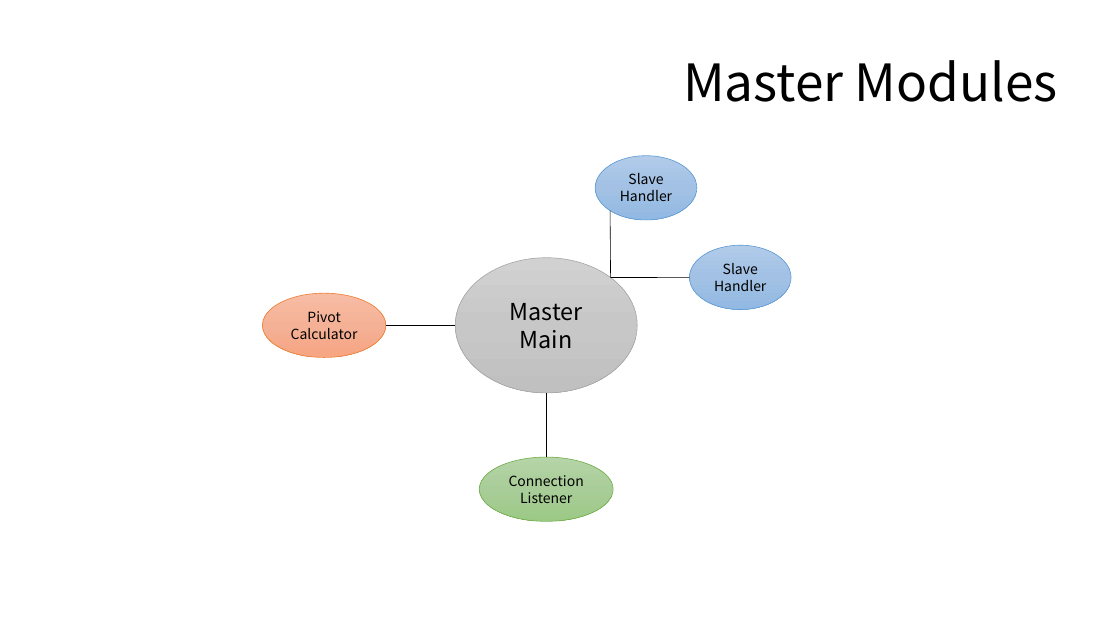
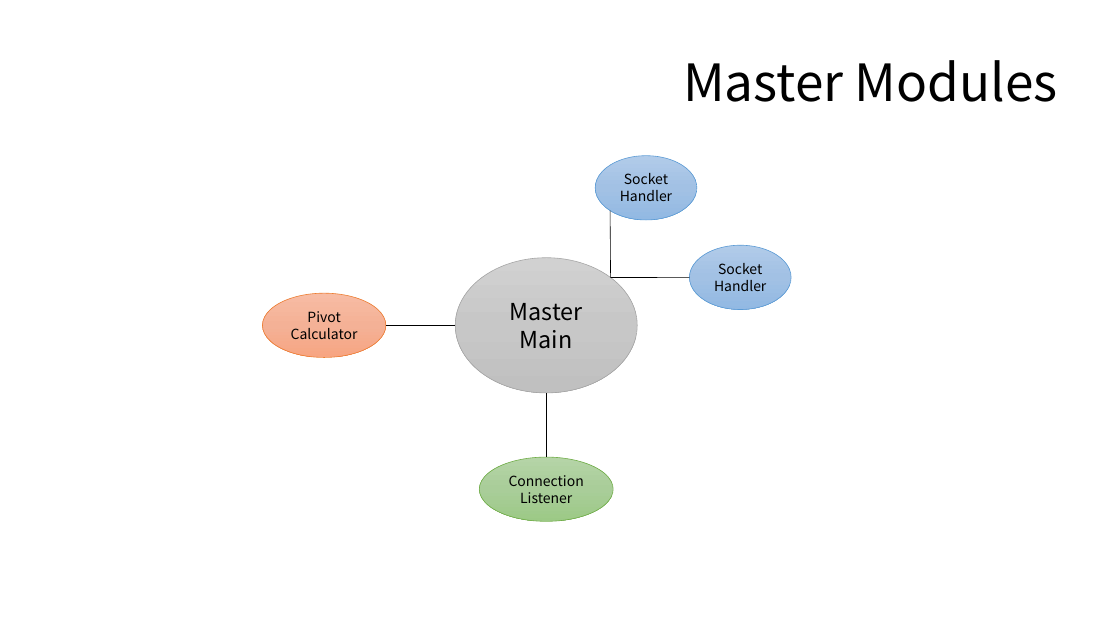
Before and after one commit to Eyebrowmoon/CS490, a slide deck: slide 14 of project.pptx. Drawn at 1120x630 pixels with LibreOffice and Linux fonts; fonts in the diff are those of the drawing. Boxes give left, top, right and bottom in pixels: in the first picture for what was removed or moved away, otherwise in the second. Text is boxed around its words. In the diff, an @@ line names an element or a change of style, - is before the commit and + after.

```diff
--- a/project.pptx
+++ b/project.pptx
@@ text in ellipse at [624,173,668,184]: text changed @@
-Slave
+Socket
@@ text in ellipse at [718,263,762,274]: text changed @@
-Slave
+Socket
```
Also in this commit, not shown: 3 other slides changed, 8 other files.
